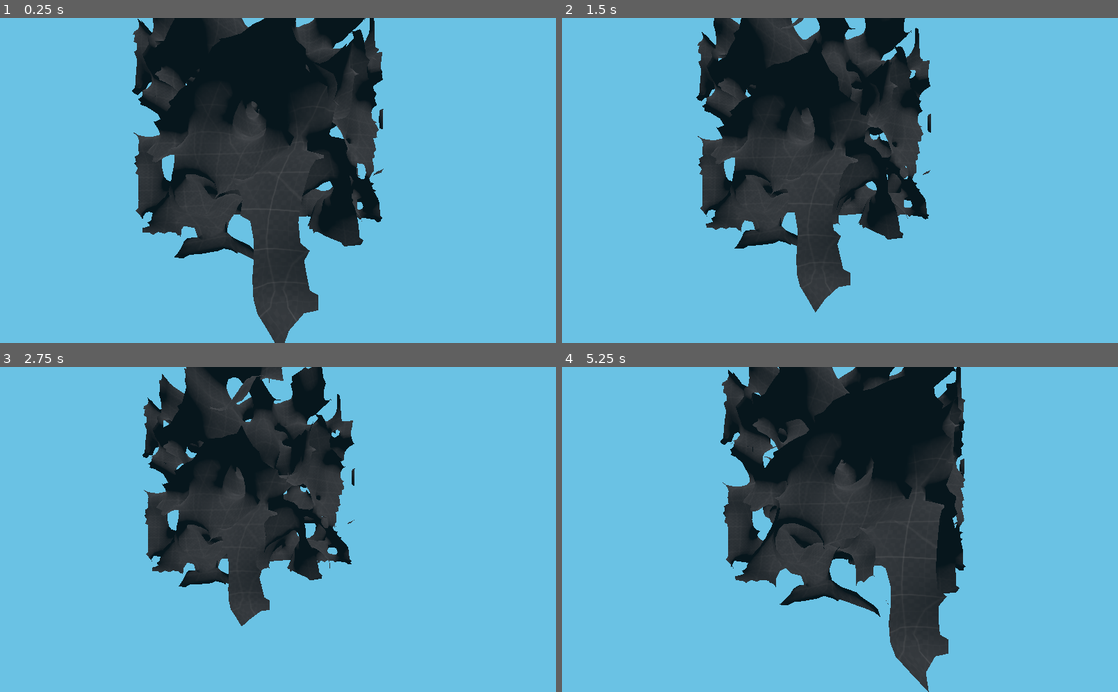
Above: before the commit, frames 1-4 (two rows, left to right).
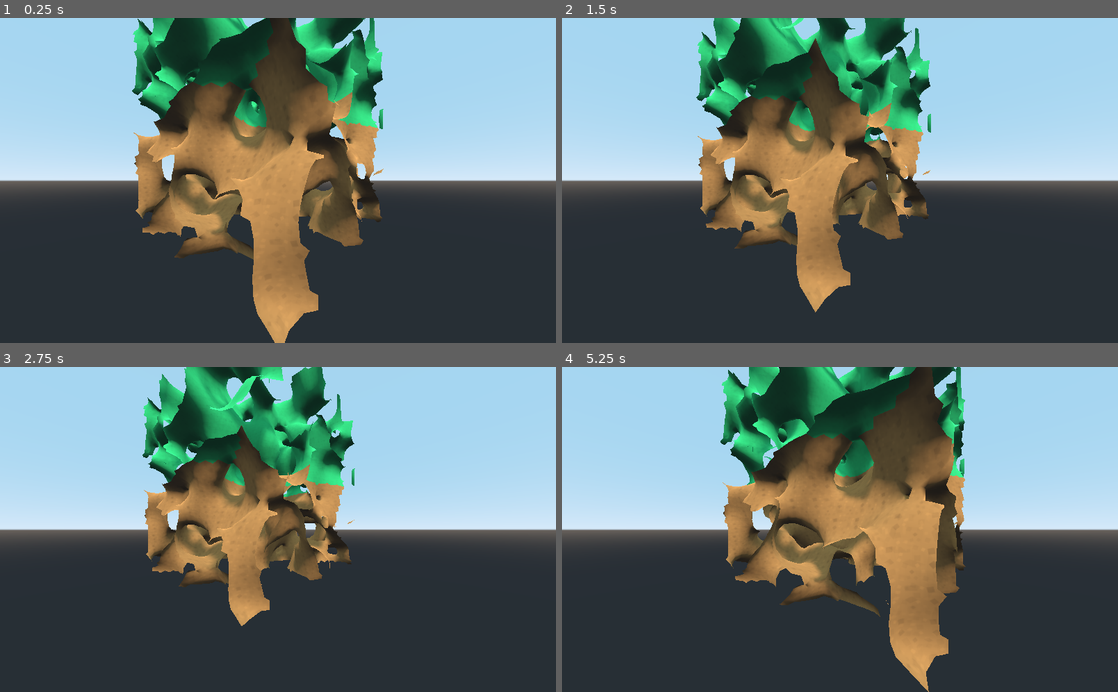
Above: after the commit, the same moments.

Repository: Aidan3S/DC-Web-Comp-Geo
Game: Godot game, scene res://Spatial.tscn
The game is run twice, just before and just after one commit, with the same random seed, the same clock (stepped at 60 frames per second) and the same inputs.
Inputs (mouse positions are in pixels of both pictures, inside the frame that each line leads up to):
- Up to frame 1 (0.25 s): no input
- Up to frame 2 (1.5 s): tap Enter at 0.5 s; move the mouse to (962, 164) at 0.52 s; hold D (move_right) 0.53-1.28 s; hold Ctrl (crouch) 0.53-1.28 s; click (962, 164) at 0.67 s; move the mouse to (728, 196) at 1.27 s; hold S (move_backward) from 1.28 s (still down); tap Shift (sprint) at 1.35 s
- Up to frame 3 (2.75 s): move the mouse to (333, 458) at 2.02 s; release S (move_backward) at 2.03 s; hold D (move_right) from 2.03 s (still down); hold Ctrl (crouch) from 2.03 s (still down)
- Up to frame 4 (5.25 s): move the mouse to (812, 594) at 2.77 s; release D (move_right) at 2.78 s; release Ctrl (crouch) at 2.78 s; hold W (move_forward) 2.78-3.53 s; tap Shift (sprint) at 2.85, 4.35 s; click (812, 594) at 2.92 s; move the mouse to (1006, 578) at 3.52 s; hold Ctrl (crouch) 3.53-4.28 s; hold A (move_left) 3.53-5.03 s; move the mouse to (673, 480) at 4.27 s; move the mouse to (867, 529) at 5.02 s; hold S (move_backward) from 5.03 s (still down); hold Ctrl (crouch) from 5.03 s (still down); click (867, 529) at 5.17 s

The runs differ from the first frame. In frame 1, 98% of the frame differs, in the area x 0-100%, y 0-100%; in frame 2, 98%; in frame 3, 99%; in frame 4, 98%.

Commit message:
Added multiple materials

Diff:
--- a/Spatial.tscn
+++ b/Spatial.tscn
@@ -1,9 +1,8 @@
-[gd_scene load_steps=5 format=2]
+[gd_scene load_steps=4 format=2]
 
 [ext_resource path="res://test.gd" type="Script" id=1]
 [ext_resource path="res://src/World/Chunk.gd" type="Script" id=2]
 [ext_resource path="res://src/FreeCamera.tscn" type="PackedScene" id=3]
-[ext_resource path="res://src/Materials/M_Test.tres" type="Material" id=4]
 
 [node name="Spatial" type="Spatial"]
 script = ExtResource( 1 )
@@ -13,8 +12,9 @@
 
 [node name="MeshInstance" type="MeshInstance" parent="."]
 transform = Transform( 0.5, 0, 0, 0, 0.5, 0, 0, 0, 0.5, 0, 0, 0 )
-material_override = ExtResource( 4 )
 script = ExtResource( 2 )
 
 [node name="DirectionalLight" type="DirectionalLight" parent="."]
 transform = Transform( -0.798808, 0.224516, -0.55812, -0.329082, 0.613553, 0.717815, 0.503597, 0.757064, -0.416227, 0, 6.61332, 0 )
+light_bake_mode = 0
+shadow_enabled = true
--- a/default_env.tres
+++ b/default_env.tres
@@ -3,6 +3,8 @@
 [sub_resource type="ProceduralSky" id=1]
 
 [resource]
-background_mode = 1
+background_mode = 2
 background_sky = SubResource( 1 )
 background_color = Color( 0.419608, 0.764706, 0.898039, 1 )
+auto_exposure_min_luma = 0.2
+glow_enabled = true
--- a/src/FreeCamera.tscn
+++ b/src/FreeCamera.tscn
@@ -17,3 +17,16 @@
 current = true
 fov = 90.0
 near = 0.1
+
+[node name="SpotLight" type="SpotLight" parent="CameraRotator/Camera"]
+visible = false
+light_bake_mode = 0
+spot_range = 22.2454
+spot_attenuation = 1.56917
+spot_angle = 27.5638
+
+[node name="OmniLight" type="OmniLight" parent="CameraRotator"]
+visible = false
+light_energy = 0.23
+omni_range = 3.0
+omni_attenuation = 3.86374
--- /dev/null
+++ b/src/Materials/M_Dirt.tres
@@ -0,0 +1,8 @@
+[gd_resource type="SpatialMaterial" load_steps=2 format=2]
+
+[ext_resource path="res://assets/dirt.png" type="Texture" id=1]
+
+[resource]
+flags_world_triplanar = true
+albedo_texture = ExtResource( 1 )
+uv1_triplanar = true
--- /dev/null
+++ b/src/Materials/M_Grass.tres
@@ -0,0 +1,8 @@
+[gd_resource type="SpatialMaterial" load_steps=2 format=2]
+
+[ext_resource path="res://assets/grass_top.png" type="Texture" id=1]
+
+[resource]
+flags_world_triplanar = true
+albedo_texture = ExtResource( 1 )
+uv1_triplanar = true
--- /dev/null
+++ b/src/Materials/M_Test2.tres
@@ -0,0 +1,8 @@
+[gd_resource type="SpatialMaterial" load_steps=2 format=2]
+
+[ext_resource path="res://assets/texture_08.png" type="Texture" id=1]
+
+[resource]
+flags_world_triplanar = true
+albedo_texture = ExtResource( 1 )
+uv1_triplanar = true
--- /dev/null
+++ b/src/Materials/M_Test3.tres
@@ -0,0 +1,8 @@
+[gd_resource type="SpatialMaterial" load_steps=2 format=2]
+
+[ext_resource path="res://assets/texture_05.png" type="Texture" id=1]
+
+[resource]
+flags_world_triplanar = true
+albedo_texture = ExtResource( 1 )
+uv1_triplanar = true
--- a/src/World/MeshTool.gd
+++ b/src/World/MeshTool.gd
@@ -3,6 +3,11 @@
 var x = 0
 var verticies = []
 var polygons = []
+var materials = {
+	"0": preload("res://src/Materials/M_Test.tres"),
+	"1": preload("res://src/Materials/M_Grass.tres"),
+	"2": preload("res://src/Materials/M_Dirt.tres"),
+}
 
 
 func add_vertex(vertex: Vector3, normal: Vector3, parent: OctreeNode) -> int:
@@ -20,7 +25,7 @@
 	var ret_value = len(polygons)
 	polygons.append({
 		"verts": vert_list,
-		"marterial": material
+		"material": material
 	})
 	for vert_id in vert_list:
 		verticies[vert_id]["polygons"].append(ret_value)
@@ -61,31 +66,59 @@
 
 
 func to_mesh() -> Mesh:
-	# Compile vertex data
-	var comp_verts = PoolVector3Array()
-	var comp_norms = PoolVector3Array()
-	for vert_info in verticies:
-		comp_verts.push_back(vert_info["vertex"])
-		comp_norms.push_back(vert_info["normal"])
+	var vert_map = {}
 
-	# Compile face data
-	var comp_polys = PoolIntArray()
 	for poly in polygons:
-		var verts = poly["verts"]
-		comp_polys.push_back(verts[0])
-		comp_polys.push_back(verts[1])
-		comp_polys.push_back(verts[3])
+		# Get this material's set of vertex/poly/normals
+		# Make a set of arrays if this is the first time the material is found
+		var mat_key = str(poly["material"])
+		var arrays
+		if not mat_key in vert_map:
+			arrays = [
+				[],
+				[],
+				[],
+				{}   # This maps the vertex index in this tool to the surface
+			]
+			vert_map[mat_key] = arrays
+		else:
+			arrays = vert_map[mat_key]
 
-		comp_polys.push_back(verts[0])
-		comp_polys.push_back(verts[3])
-		comp_polys.push_back(verts[2])
+		# Change this quad's verts to use the per-surface index
+		var mapped_verts = []
+		mapped_verts.resize(4)
+		for i in range(4):
+			var vert_index = poly["verts"][i]
+			var vert_key = str(vert_index)
+			if vert_index in arrays[3]:
+				mapped_verts[i] = arrays[3][vert_key]
+			else:
+				# This vert isn't in arrays yet, add it
+				var pos = len(arrays[0])
+				arrays[0].push_back(verticies[vert_index]["vertex"])
+				arrays[1].push_back(verticies[vert_index]["normal"])
+				arrays[3][vert_key] = vert_index
+				mapped_verts[i] = pos
+
+		# Add mapped vertex indicies
+		arrays[2].push_back(mapped_verts[0])
+		arrays[2].push_back(mapped_verts[1])
+		arrays[2].push_back(mapped_verts[3])
+
+		arrays[2].push_back(mapped_verts[0])
+		arrays[2].push_back(mapped_verts[3])
+		arrays[2].push_back(mapped_verts[2])
 
 	# Put data into ArrayMesh
 	var array_mesh = ArrayMesh.new()
-	var composite_array = []
-	composite_array.resize(ArrayMesh.ARRAY_MAX)
-	composite_array[ArrayMesh.ARRAY_VERTEX] = comp_verts
-	composite_array[ArrayMesh.ARRAY_INDEX] = comp_polys
-	composite_array[ArrayMesh.ARRAY_NORMAL] = comp_norms
-	array_mesh.add_surface_from_arrays(Mesh.PRIMITIVE_TRIANGLES, composite_array)
+	for surface_key in vert_map.keys():
+		var surface_array = vert_map[surface_key]
+		var composite_array = []
+		composite_array.resize(ArrayMesh.ARRAY_MAX)
+		composite_array[ArrayMesh.ARRAY_VERTEX] = PoolVector3Array(surface_array[0])
+		composite_array[ArrayMesh.ARRAY_INDEX] = PoolIntArray(surface_array[2])
+		composite_array[ArrayMesh.ARRAY_NORMAL] = PoolVector3Array(surface_array[1])
+		var surf_idx = array_mesh.get_surface_count()
+		array_mesh.add_surface_from_arrays(Mesh.PRIMITIVE_TRIANGLES, composite_array)
+		array_mesh.surface_set_material(surf_idx, materials[surface_key])
 	return array_mesh
--- a/src/World/Modal/HeteroLeafNode.gd
+++ b/src/World/Modal/HeteroLeafNode.gd
@@ -7,8 +7,10 @@
 var dirty: bool = false
 var edge_points = []
 var edge_normals = []
+var point_materials = PoolIntArray()
 
 func _init():
 	points.resize(8)
+	point_materials.resize(8)
 	edge_points.resize(12)
 	edge_normals.resize(12)
--- a/src/World/Modal/Octree.gd
+++ b/src/World/Modal/Octree.gd
@@ -93,6 +93,13 @@
 		for i in range(len(VERTEX_MAP)):
 			var offset = VERTEX_MAP[i]
 			node.points[i] = data[min_x + offset[0]][min_y + offset[1]][min_z + offset[2]]
+			# Temp: generate materials
+			if data[min_x + offset[0]][min_y + offset[1]][min_z + offset[2]] > 0:
+				node.point_materials[i] = 0
+			elif min_y + offset[1] < 16:
+				node.point_materials[i] = 2
+			else:
+				node.point_materials[i] = 1
 		node.size = size
 		node.dirty = true
 		return node
@@ -350,8 +357,13 @@
 		return
 	# This edge has a crossing - create a quad around it
 	# Flip quad direction first if sign is 0
+	# Also set the material
+	var material
 	if sign1 == 1:
 		var temp = verticies[2]
 		verticies[2] = verticies[1]
 		verticies[1] = temp
-	mesh_tool.add_quad(verticies)
+		material = deepest_node.point_materials[corner2]
+	else:
+		material = deepest_node.point_materials[corner1]
+	mesh_tool.add_quad(verticies, material)
Binary file added: assets/dirt.png
Not shown, added: assets/dirt.png.import
Binary file added: assets/grass_top.png
Not shown, added: assets/grass_top.png.import
Binary file added: assets/stone.png
Not shown, added: assets/stone.png.import
Binary file added: assets/texture_05.png
Not shown, added: assets/texture_05.png.import
Binary file added: assets/texture_08.png
Not shown, added: assets/texture_08.png.import
